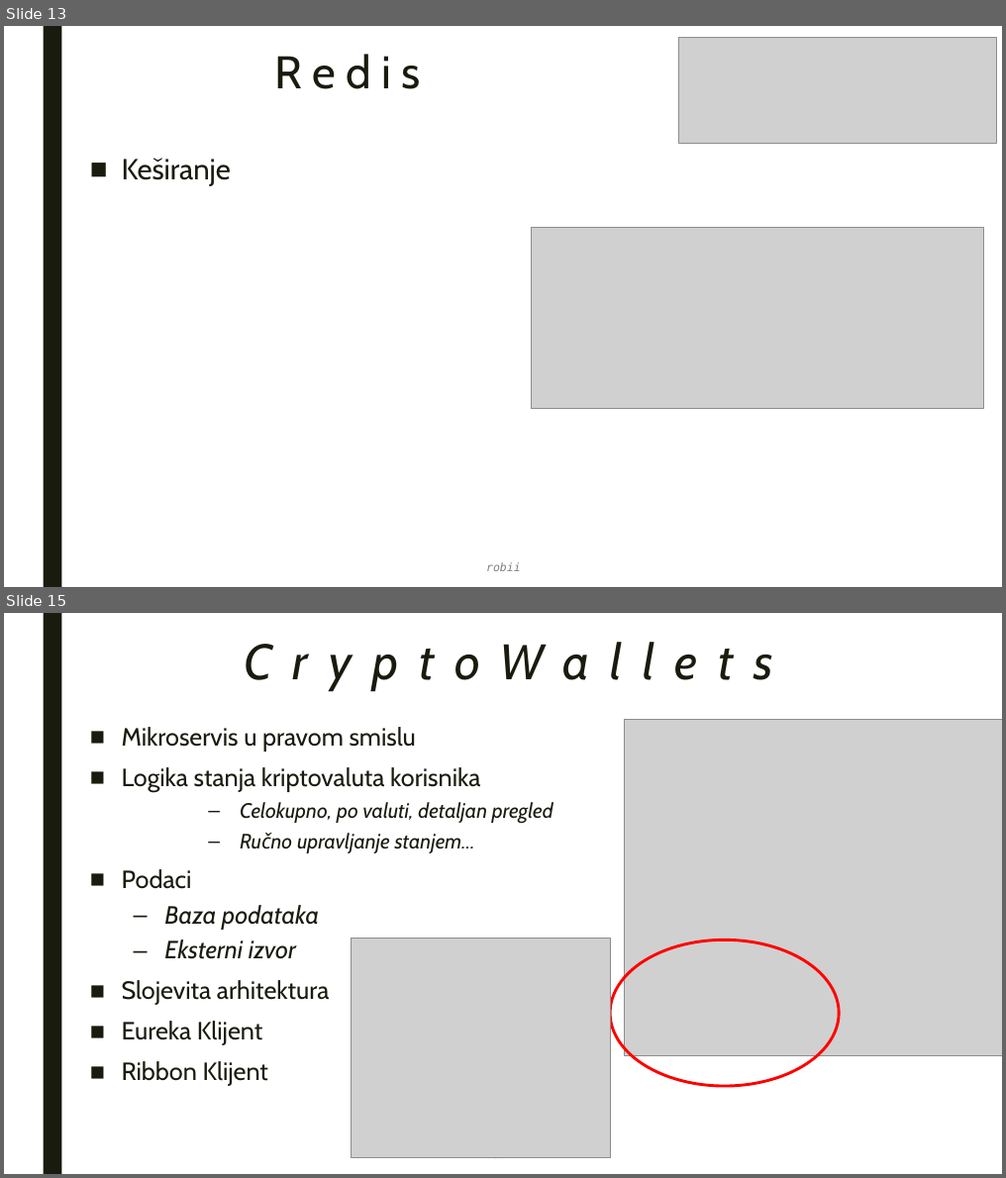
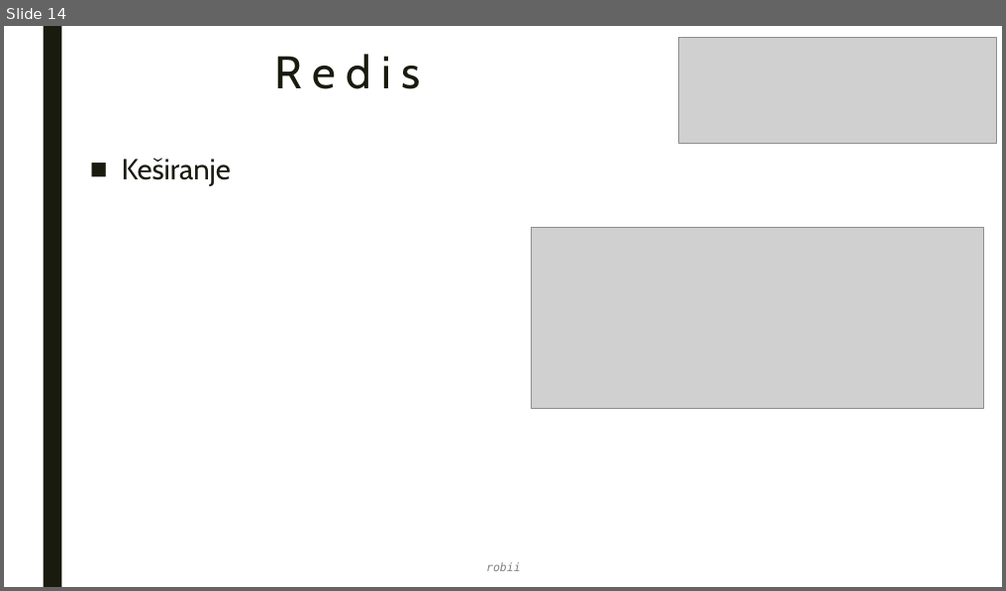
Before and after one commit to robertsabo0/MessageOrientedCommunication, a slide deck: docs/master_rad.0.1.pptx. Shown one above the other, each under a label of ours: slides 13 and 15 before the commit, slide 14 after it; the slides between them are not shown. The pictures are 1006x1178 and 1006x591 pixels, drawn with LibreOffice and Linux fonts; fonts in the diff are those of the drawing; grey boxes stand for pictures. Boxes give left, top, right and bottom in pixels: in the first picture for what was removed or moved away, otherwise in the second. Text is boxed around its words. In the diff, an @@ line names an element or a change of style, - is before the commit and + after.

```diff
--- a/docs/master_rad.0.1.pptx
+++ b/docs/master_rad.0.1.pptx
@@ slide 15 removed at <box>4,613,1002,1174</box>, background #FFFFFF; not listed: 1 template element that a slide beside it also shows @@
@@ title removed at <box>116,633,902,731</box> @@
-CryptoWallets
@@ text removed at <box>122,727,553,1086</box> @@
-■ Mikroservis u pravom smislu
-■ Logika stanja kriptovaluta korisnika
-      – Celokupno, po valuti, detaljan pregled
-      – Ručno upravljanje stanjem…
-■ Podaci
-  – Baza podataka
-  – Eksterni izvor
-■ Slojevita arhitektura
-■ Eureka Klijent
-■ Ribbon Klijent
@@ picture removed at <box>625,719,1002,1057</box> @@
@@ picture removed at <box>350,939,610,1158</box> @@
@@ ellipse removed at <box>611,940,840,1086</box> @@
@@ text removed at <box>486,1157,521,1161</box> @@
-robii
@@ what was slide 13 is now slide 14 @@
```
Also in this commit, not shown: 3 slides changed, 34 slides added, 8 other slides removed, 3 other files.
